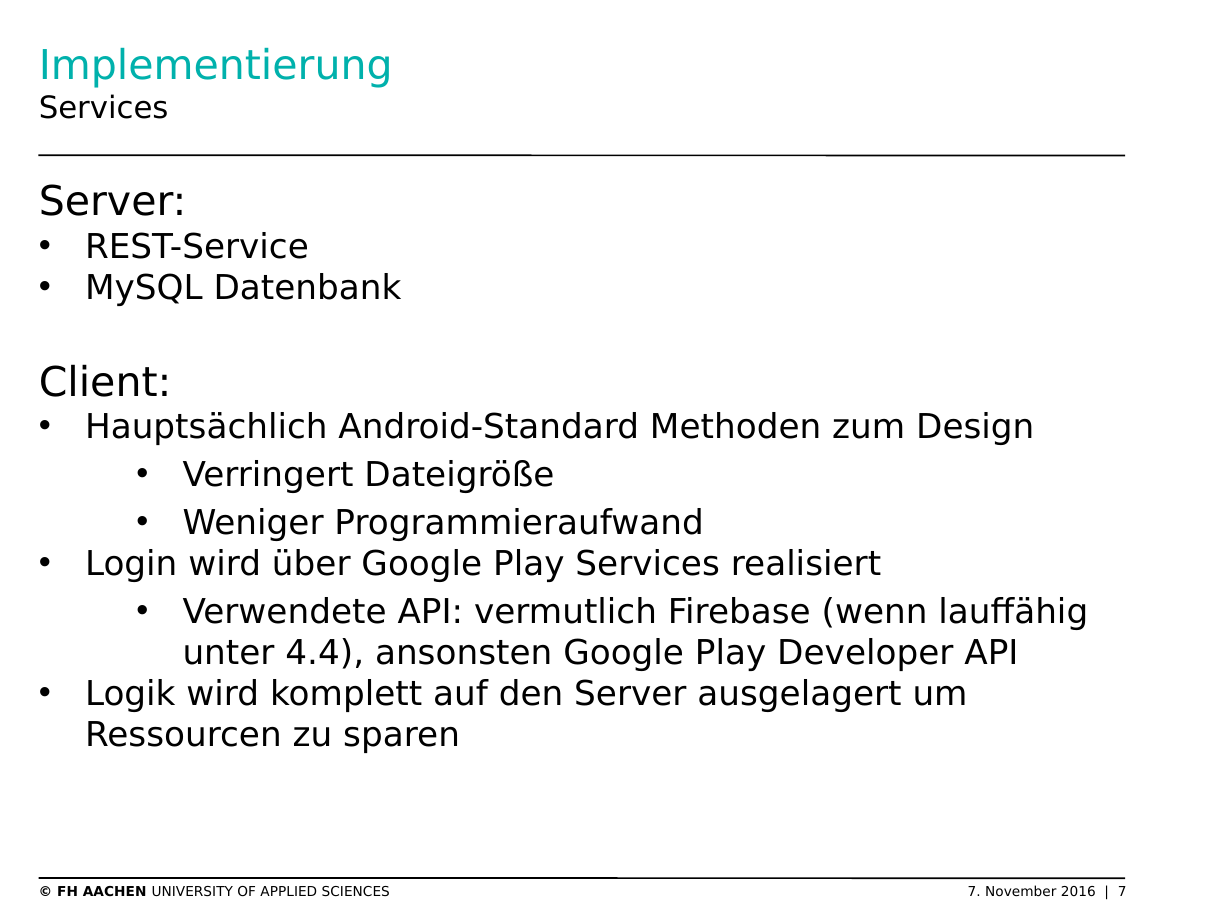
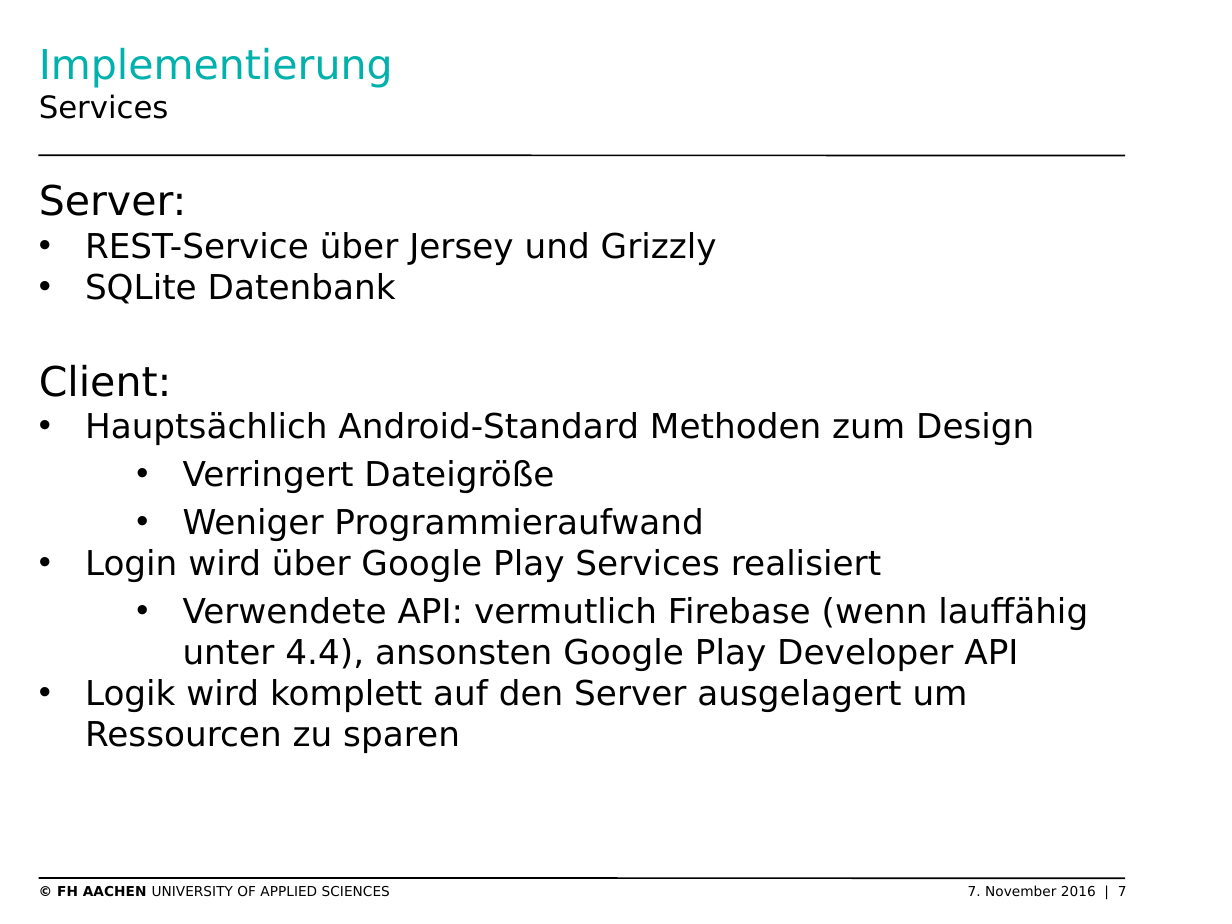
Before and after one commit to thomasgor/swe, a slide deck: slide 7 of Dokumente/Coaching/2016-11-09 Präsentation Technologiemanager.pptx. Drawn at 1232x924 pixels with LibreOffice and Linux fonts; fonts in the diff are those of the drawing; background and template pictures are left out. Boxes give left, top, right and bottom in pixels: in the first picture for what was removed or moved away, otherwise in the second. Text is boxed around its words. In the diff, an @@ line names an element or a change of style, - is before the commit and + after.

```diff
--- a/Dokumente/Coaching/2016-11-09 Präsentation Technologiemanager.pptx
+++ b/Dokumente/Coaching/2016-11-09 Präsentation Technologiemanager.pptx
@@ text at <box>85,232,717,304</box>: text changed @@
-• REST-Service
-• MySQL Datenbank
+• REST-Service über Jersey und Grizzly
+• SQLite Datenbank
```
Also in this commit, not shown: 2 other slides changed, 4 other files.
